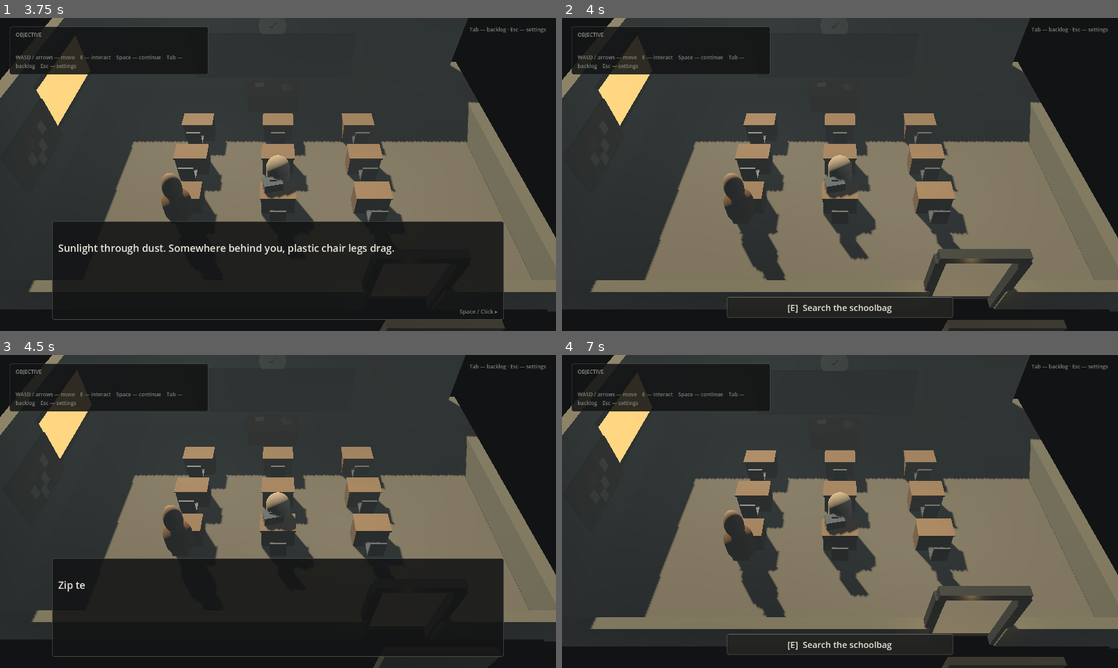
Above: before the commit, frames 1-4 (two rows, left to right).
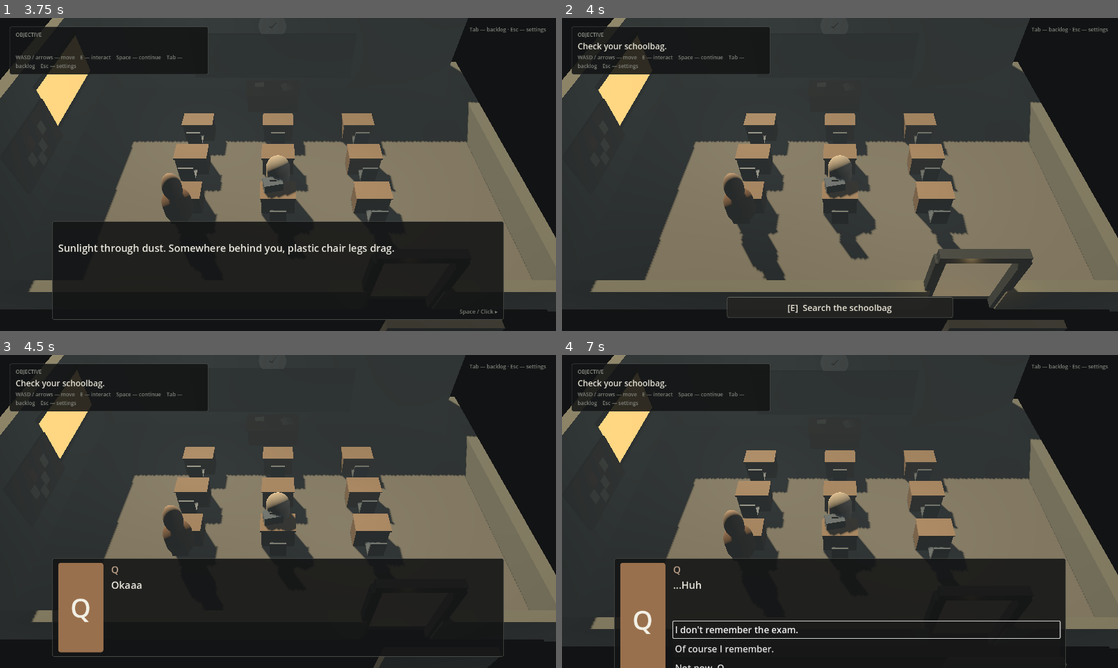
Above: after the commit, the same moments.

Repository: BrainEno/where-is-school
Game: Godot game, scene res://scenes/main/main.tscn
Same seed, same stepped clock (60 frames per second), same inputs: the game is played once before the commit and once after it.
Inputs (mouse positions are in pixels of both pictures, inside the frame that each line leads up to):
- Up to frame 1 (3.75 s): tap Enter (ui_accept) at 0.5, 0.77, 1.52, 3.02, 3.5 s; hold D (move_right) 0.53-1.28 s; hold E (interact) 0.53-1.28 s; click (278, 174) at 0.67 s; move the mouse to (166, 190) at 1.27 s; hold S (move_back) 1.28-2.03 s; tap E (interact) at 1.35, 2.85 s; move the mouse to (333, 105) at 2.02 s; hold D (move_right) 2.03-2.78 s; hold E (interact) 2.03-2.78 s; move the mouse to (250, 237) at 2.77 s; hold W (move_forward) 2.78-3.53 s; click (250, 237) at 2.92 s; move the mouse to (444, 221) at 3.52 s; hold A (move_left) from 3.53 s (still down); hold E (interact) from 3.53 s (still down)
- Up to frame 2 (4 s): keep holding A (move_left); keep holding E (interact); tap Enter (ui_accept) at 3.77 s
- Up to frame 3 (4.5 s): keep holding A (move_left); tap Enter (ui_accept) at 4.25 s; move the mouse to (111, 464) at 4.27 s; release E (interact) at 4.28 s; tap E (interact) at 4.35 s
- Up to frame 4 (7 s): tap Enter (ui_accept) at 4.52, 5.75, 6.02, 6.77 s; move the mouse to (867, 511) at 5.02 s; release A (move_left) at 5.03 s; hold S (move_back) 5.03-5.78 s; hold E (interact) 5.03-5.78 s; click (867, 511) at 5.17 s; move the mouse to (756, 433) at 5.77 s; hold D (move_right) 5.78-6.53 s; tap E (interact) at 5.85 s; move the mouse to (962, 495) at 6.52 s; hold W (move_forward) from 6.53 s (still down); hold E (interact) from 6.53 s (still down)

Frame 1 is identical in both runs. In frame 2, 0.2% of the frame differs, in the area x 2-19%, y 7-11%; in frame 3, 2.6%; in frame 4, 20%, in the area x 2-91%, y 7-100%.
Error after the commit: Attempted to free a locked object (calling or emitting). (res://scripts/ui/dialogue_box.gd:251)

Commit message:
Connect directors to game_ui after the tree settles
Sibling _ready order put LessonDirector/StreetDirector ahead of GameUI,
so the group lookup at _ready time found nothing and the sequence wiring
silently never happened. The connection is now attempted immediately and
retried deferred once; both lookups are guarded.

Co-authored-by: arena-agent <297053741+arena-agent@users.noreply.github.com>

Diff:
--- a/scripts/world/lesson_director.gd
+++ b/scripts/world/lesson_director.gd
@@ -33,11 +33,10 @@
 	add_child(_audio)
 	if n_npc != null:
 		n_npc.visible = false
-	var ui := _ui()
-	if ui != null and ui.has_signal("conversation_finished"):
-		ui.connect("conversation_finished", _on_conversation_finished)
-	else:
-		push_error("LessonDirector: no node in group 'game_ui' with conversation_finished signal")
+	if not _connect_ui():
+		# The UI may not be ready yet when this director enters the tree (sibling
+		# order); retry once the tree settles.
+		call_deferred("_connect_ui")
 	var state := _state()
 	if state != null and state.has_signal("story_flag_changed"):
 		state.connect("story_flag_changed", _on_story_flag_changed)
@@ -186,8 +185,20 @@
 		ui.start_conversation(n_arrival_conversation)
 
 
+func _connect_ui() -> bool:
+	var ui := _ui()
+	if ui != null and ui.has_signal("conversation_finished"):
+		if not ui.is_connected("conversation_finished", _on_conversation_finished):
+			ui.connect("conversation_finished", _on_conversation_finished)
+		return true
+	return false
+
+
 func _ui() -> Node:
-	return get_tree().get_first_node_in_group("game_ui")
+	var tree := get_tree()
+	if tree == null:
+		return null
+	return tree.get_first_node_in_group("game_ui")
 
 
 func _state() -> Node:
--- a/scripts/world/street_director.gd
+++ b/scripts/world/street_director.gd
@@ -24,8 +24,22 @@
 	var ui := get_tree().get_first_node_in_group("game_ui")
 	if ui != null and ui.has_method("set_objective"):
 		ui.set_objective("Follow the road.")
-	if ui != null and ui.has_signal("conversation_finished") and not ui.is_connected("conversation_finished", _on_conversation_finished):
-		ui.connect("conversation_finished", _on_conversation_finished)
+	if not _connect_ui():
+		# The UI may not be ready yet when this director enters the tree (sibling
+		# order); retry once the tree settles.
+		call_deferred("_connect_ui")
+
+
+func _connect_ui() -> bool:
+	var tree := get_tree()
+	if tree == null:
+		return false
+	var ui := tree.get_first_node_in_group("game_ui")
+	if ui != null and ui.has_signal("conversation_finished"):
+		if not ui.is_connected("conversation_finished", _on_conversation_finished):
+			ui.connect("conversation_finished", _on_conversation_finished)
+		return true
+	return false
 
 
 func _on_conversation_finished(conversation_id: StringName) -> void:
